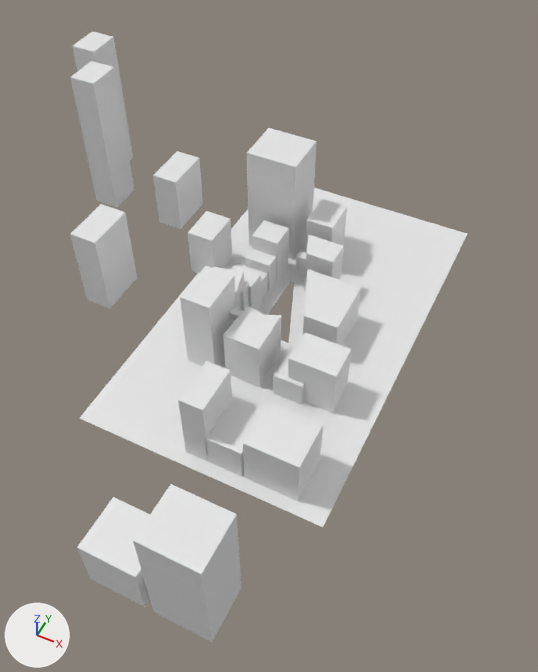
One commit to the glTF model assets/Ground.glb: the scene before it, then after it.
Rendered twice from a 50 mm lens placed at (417.0, -892.0, 957.0), pointed at (57.0, -173.0, 59.0). Every picture has the same lights, and +X, +Y and +Z are marked at lower left. Where no turn or scale is listed for an object, it has been applied to the vertices. Vertices at the same position are counted once.

In view in the first picture: 'Buildings', 'Hotel', 'Road'.
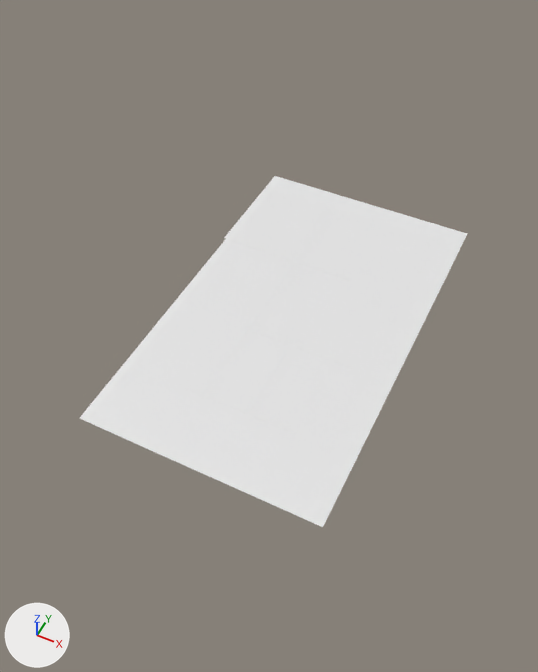
Where the newer file only moved an object's origin or applied its transform, the numbers keep the older frame.

Pixel boxes (x1, y1, x2, y2) of what changed, in the pictures (538 x 672 px):
'Road', reshaped: before (80, 188, 467, 527); after (80, 176, 467, 527)
'Buildings', deleted: before (70, 31, 352, 642)
'Hotel', deleted: before (303, 269, 361, 346)
part 1 of me_cube, built on: before (267, 279, 297, 337); after (256, 279, 297, 343)

Patch to the scene script:
```diff
--- a/assets/Ground.glb.py
+++ b/assets/Ground.glb.py
@@ me_cube @@
 # used by ob_road; location = (0.0, 0.0, 0.0)
-me_cube.from_pydata(...)  # 344 vertices, 523 faces; spans x -159.0..262.0, y -414.0..286.0, z 1.0
+me_cube.from_pydata(...)  # 356 vertices, 537 faces; spans x -159.0..262.0, y -414.0..286.0, z 1.0..2.0
+# me_cube part 1
+# 6 faces are deleted
+# 12 vertices are added at x 9.0..73.0, y -127.0..11.0, z 1.0..2.0
+# 14 new faces join them
+# 6 new faces join them, mat_material (white #e7e7e7)
 me_cube.materials.append(mat_material)
@@ ob_car @@
-ob_car = bpy.data.objects.new('Car', me_cube_002)
-ob_car.location = (3.0, 0.0, 2.0)
@@ ob_buildings @@
-ob_buildings = bpy.data.objects.new('Buildings', me_cube_003)
-ob_buildings.location = (-12.0, -283.0, 1.0)
@@ ob_hotel @@
-ob_hotel = bpy.data.objects.new('Hotel', me_cube_004)
-ob_hotel.location = (92.0, -124.0, 2.0)
```
